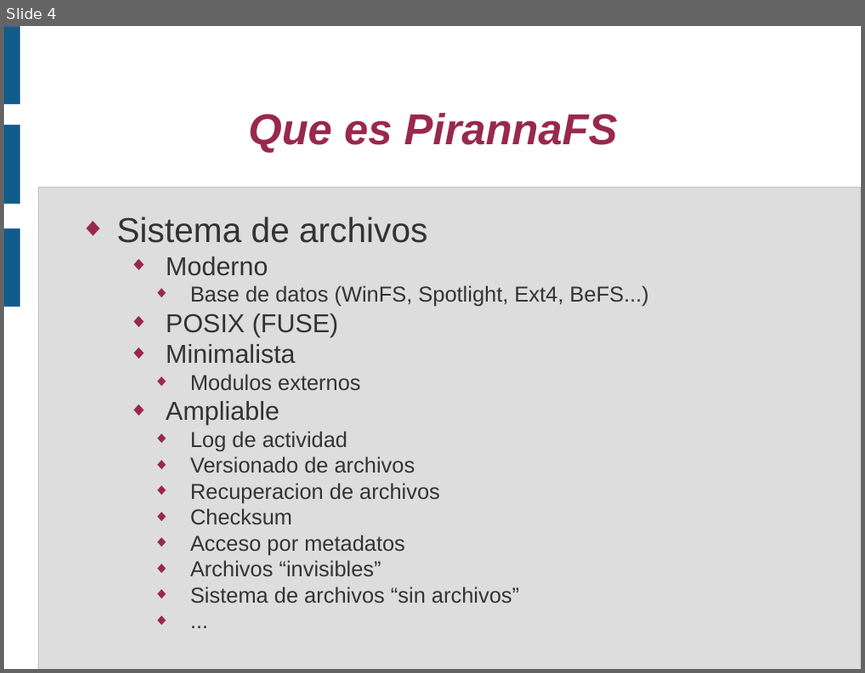
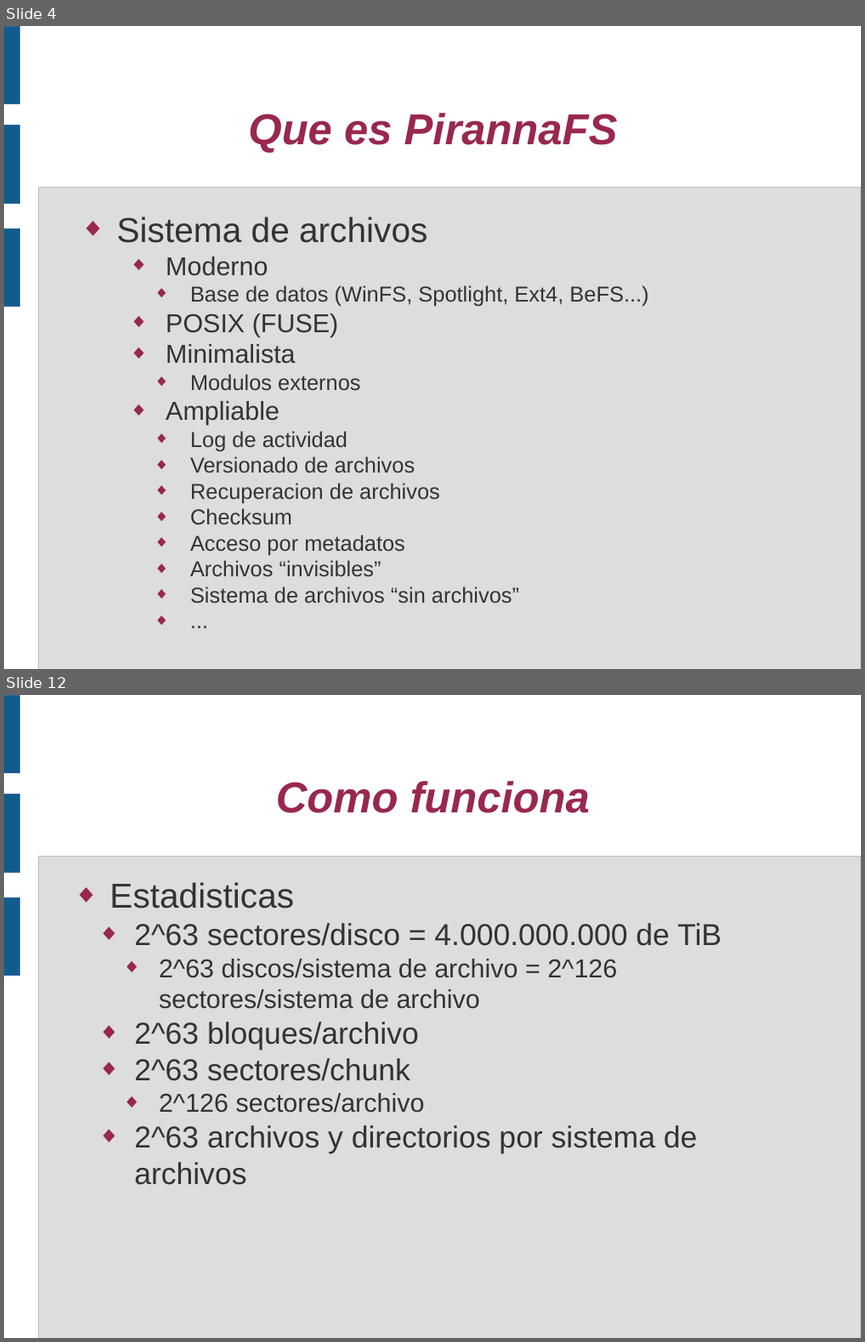
Before and after one commit to piranna/PirannaFS, a slide deck: doc/Presentacion V CUSL/PirannaFS.odp. Shown one above the other, each under a label of ours: slide 4 before the commit, slides 4 and 12 after it; the slides between them are not shown. The pictures are 865x673 and 865x1342 pixels, drawn with LibreOffice and Linux fonts; fonts in the diff are those of the drawing. Boxes give left, top, right and bottom in pixels: in the first picture for what was removed or moved away, otherwise in the second. Text is boxed around its words. In the diff, an @@ line names an element or a change of style, - is before the commit and + after.

```diff
--- a/doc/Presentacion V CUSL/PirannaFS.odp
+++ b/doc/Presentacion V CUSL/PirannaFS.odp
@@ slide 12 added at (x1=4, y1=695, x2=861, y2=1338), background #FFFFFF; not listed: 4 template elements that a slide beside it also shows @@
@@ title added at (x1=276, y1=781, x2=590, y2=813), 40 pt, text #99284C, bold, italic @@
+Como funciona
@@ text added at (x1=109, y1=882, x2=721, y2=1185), 28 pt, text #333333 @@
+◆ Estadisticas
+  ◆ 2^63 sectores/disco = 4.000.000.000 de TiB
+    ◆ 2^63 discos/sistema de archivo = 2^126 sectores/sistema de archivo
+  ◆ 2^63 bloques/archivo
+  ◆ 2^63 sectores/chunk
+    ◆ 2^126 sectores/archivo
+  ◆ 2^63 archivos y directorios por sistema de archivos
```
Also in this commit, not shown: 3 slides changed, 11 other slides added.
